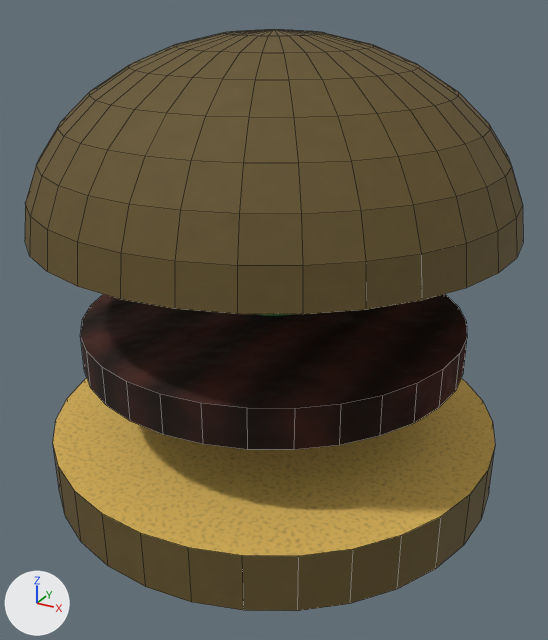
What one commit did to the Blender file blender/burger.blend.
Both versions are drawn from a 50 mm camera at (0.179, -0.325, 0.197) aimed at (0.005, -0.01, 0.04). Arrows for +X, +Y and +Z are at lower left; the lights stay in place. Mesh edges are drawn as thin lines on the coarser meshes.

Names of what the first picture shows: 'bun bottom', 'bun top', 'patty'.
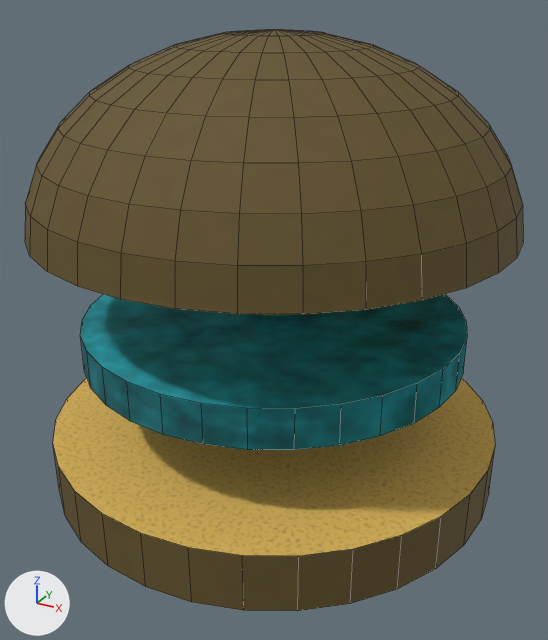
Where the change shows, as pixel boxes (x1, y1, x2, y2) in the pictures (548 x 640 px):
'patty', surface changed
    both: (80, 294, 467, 450)

The change, as a list of edits to the scene's bpy script:
```text
Add img_burger_patty_miku_raw_png:
    img_burger_patty_miku_raw_png = load_image('burger_patty_miku_raw.png', 'burger_patty_miku_raw.png', 1024, 1024, 'sRGB')
Change mat_meat:
    where n1 = _N.new('ShaderNodeTexImage'); n1.name = 'Image Texture.001'
    n1.image: img_burger_patty_cooked_png -> img_burger_patty_miku_raw_png
```
